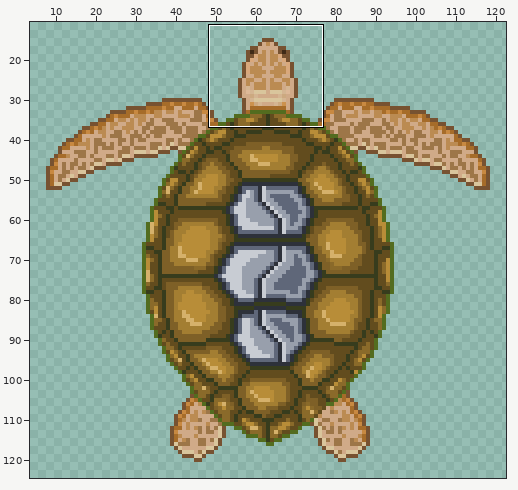
One commit to this pixel-art file: Characters/Turtle/turtle.ase. The picture above shows the old version from afar; the outline marks the close-up.
Close-up. Before the edit:
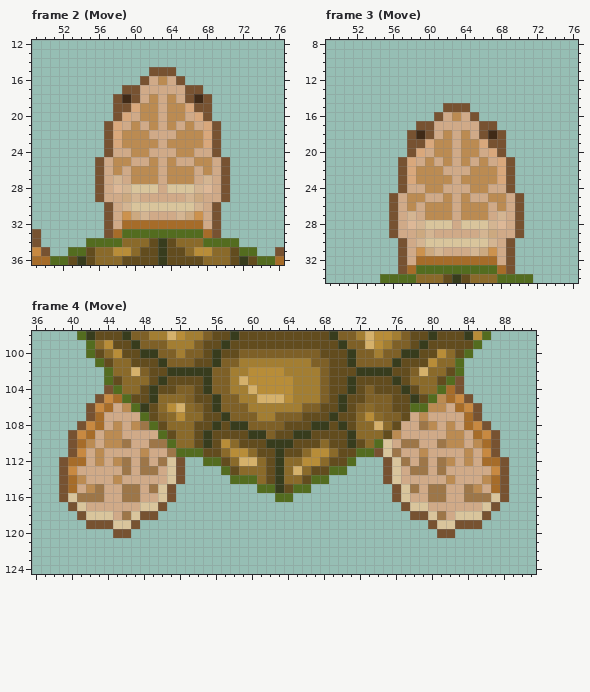
128x128 pixels, 5 frames. Shown: frame 2 (Move): x 49..76, y 12..36; frame 3 (Move): x 49..76, y 8..34; frame 4 (Move): x 36..91, y 98..124. The wide view leaves out empty margins. The commit also changed other frames or places, which this record leaves out.
The same view after the edit:
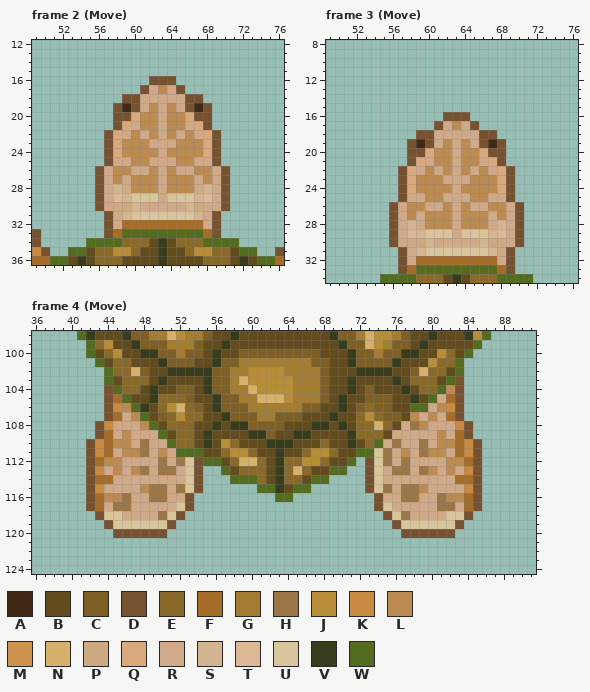
Palette (. is transparent): A #402a17  B #624c1e  C #7e6027  D #775231  E #8a6a2a  F #a66c29  G #a37e32  H #9d7648  J #b88d38  K #c88941  L #bb8b52  M #cc924e  N #d5b16b  P #cca980  Q #d9a87c  R #d0aa88  S #d4b592  T #ddb897  U #d9c59c  V #373c1d  W #536c1f
Diff:
--- frame 2 (Move), layer "Head"
@@ x 54..72 @@
 14 ...................
-15 ........DDD........
-16 .......DRLRD.......
-17 .....DDRRRRRDD.....
-18 ....DADRLRLRDAD....
-19 ....DDQLLRLLQDD....
-20 ....DQRLLRLLRQD....
-21 ...DQRLRLRLRLRQD...
-22 ...DQLLLRRRLLLQD...
-23 ...DQLLLLRLLLLQD...
-24 ...DRRLLRRRLLRRD...
-25 ..DRLLRRLRLRRLLRD..
-26 ..DRLRLLLRLLLRLRD..
-27 ..DRSRLLLRLLLRSRD..
-28 ..DRTSUUURUUUSTRD..
-29 ..DRRPSRRRRRSPRRD..
-30 ...DRSUUUUUUUSRD...
-31 ...DRMPSRRRSPMRD...
+15 ...................
+16 ........DDD........
+17 .......DRLRD.......
+18 .....DDRRRRRDD.....
+19 ....DADRLRLRDAD....
+20 ....DDQLLRLLQDD....
+21 ....DQRLLRLLRQD....
+22 ...DQRLRLRLRLRQD...
+23 ...DQLLLRRRLLLQD...
+24 ...DQLLLLRLLLLQD...
+25 ...DRRLLRRRLLRRD...
+26 ..DRLLRRLRLRRLLRD..
+27 ..DRLRLLLRLLLRLRD..
+28 ..DRSRLLLRLLLRSRD..
+29 ..DRTSUUURUUUSTRD..
+30 ..DRRPSRRRRRSPRRD..
+31 ...DRSUUUUUUUSRD...
 32 ...DRFFFFFFFFFRD...
--- frame 3 (Move), layer "Head": the same change as frame 2 (Move)
--- frame 4 (Move), layers "Right foot", "Left foot"
@@ x 36..91 @@
 103 ........WBEEEBVBBBBVCCGNJJJJJGGGCBBVBBBBVBEEEBWD........
-104 ........DWEEBVBBCCBVCCGGNJJJJGGGCBBVBCBBBVBEEWFD........
-105 .......DKFWBBVEEECBBVCCGGNNNJGGGCBVBBCCCBBVBWLFKD.......
-106 ......DKFRLWVBEJNECBVCCCGGGGGGCCBBVBCECCBBWWLLRFKD......
-107 ......DFRRRRWBCEJEEBBVCCCGGCCCBBBVBBEJECCBRLRRRRFD......
-108 .....DKFRLRLHWBEEEBBVBVVCCCCBBBVVBVBEENEBRRHLRLRFKD.....
-109 ....DKFRLLRRRRWBEEBVBBBBVVCBBVVBBBBVEEEBLRRRRRLLRFKD....
-110 ....DFLRLLHRRHHWEEBVBJEBBBVVVBBBEBBVBEWURHHRRHLLRLFD....
-111 ....DKRLRRRRLRRHWWWBBEJJEBBVBBEJJEBBWWDUHRRLRRRRLRKD....
-112 ...DFFRLRLHRHRHUD..WWBENNEBVEEJJEBBW...DUHRHRHLRLRFFD...
-113 ...DKRRRRRHRHHRUD....WBEEEBVENEBBWW....DURHHRHRRRRRKD...
-114 ...DFLRRRLRRRRRUD.....WWWEBVEEBWW......DURRRRRLRRRLFD...
-115 ...DFRLHRRHHRHUD.........WWVBWW.........DUHRHHRRHLRFD...
-116 ...DUHHHRRHHRRUD...........WW...........DURRHHRRHHHUD...
-117 ....DURRRRRRUUD..........................DUURRRRRRUD....
-118 .....DUUURHUDD............................DDUHRUUUD.....
-119 ......DDDUUD................................DUUDDD......
-120 .........DD..................................DD.........
+104 ........DWEEBVBBCCBVCCGGNJJJJGGGCBBVBCBBBVBEEWLD........
+105 ........DFWBBVEEECBBVCCGGNNNJGGGCBVBBCCCBBVBWRFD........
+106 ........DKLWVBEJNECBVCCCGGGGGGCCBBVBCECCBBWWRLKD........
+107 ........DFRLWBCEJEEBBVCCCGGCCCBBBVBBEJECCBLRLRFD........
+108 .......DKRRRLWBEEEBBVBVVCCCCBBBVVBVBEENEBRHLRRRKD.......
+109 .......DFRLRRRWBEEBVBBBBVVCBBVVBBBBVEEEBRRRRRLRFD.......
+110 ......DKFLLRHRRWEEBVBJEBBBVVVBBBEBBVBEWRHRRHRLLFKD......
+111 ......DKFRLLHRLRWWWBBEJJEBBVBBEJJEBBWWUHRLRHLLRFKD......
+112 ......DFLLRRRRHRHUDWWBENNEBVEEJJEBBW.DUHRHRRRRLLFD......
+113 ......DKRLRLHRHHRUD..WBEEEBVENEBBWW..DURHHRHLRLRKD......
+114 ......DFFRRRRRRRRUD...WWWEBVEEBWW....DURRRRRRRRFFD......
+115 ......DKRRRRLHHRHUD......WWVBWW......DUHRHHLRRRRKD......
+116 ......DFLLHRRHHRRD.........WW.........DRRHHRRHLLFD......
+117 ......DFRHHRRRRRUD....................DURRRRRHHRFD......
+118 .......DUURRRRHUD......................DUHRRRRUUD.......
+119 ........DUUUUUUD........................DUUUUUUD........
+120 .........DDDDDD..........................DDDDDD.........
 121 ........................................................
Boxes around the changes in both close-ups, in picture pixels (x1, y1, x2, y2):
changed: (95, 67, 230, 220)
changed: (389, 103, 524, 256)
changed: (365, 385, 509, 538)
changed: (59, 394, 203, 538)
